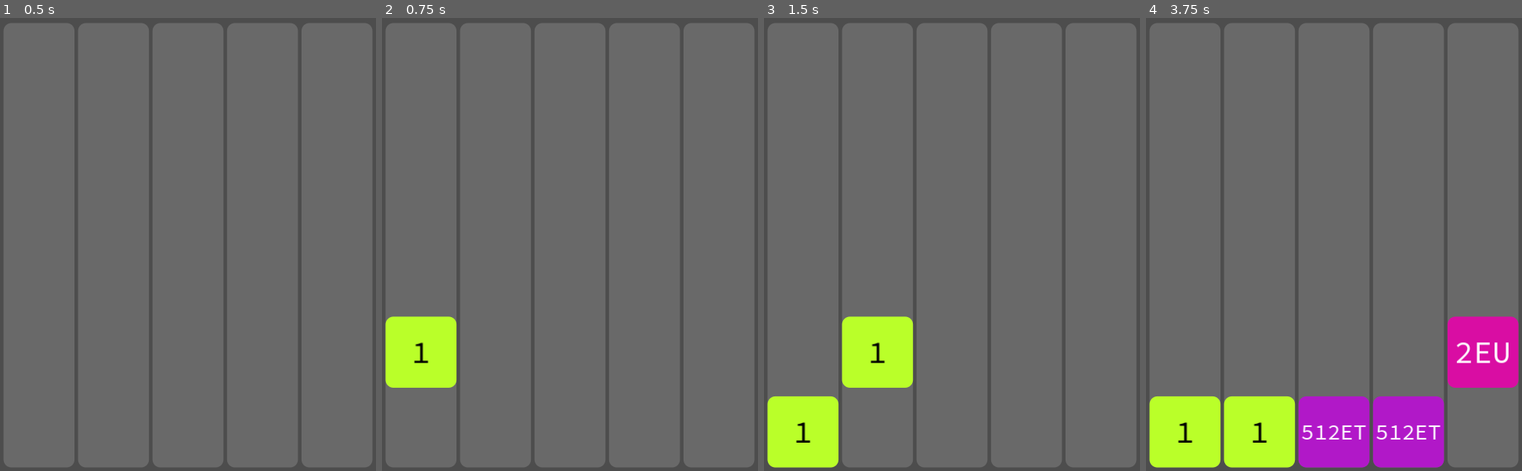
Above: before the commit, frames 1-4 (left to right).
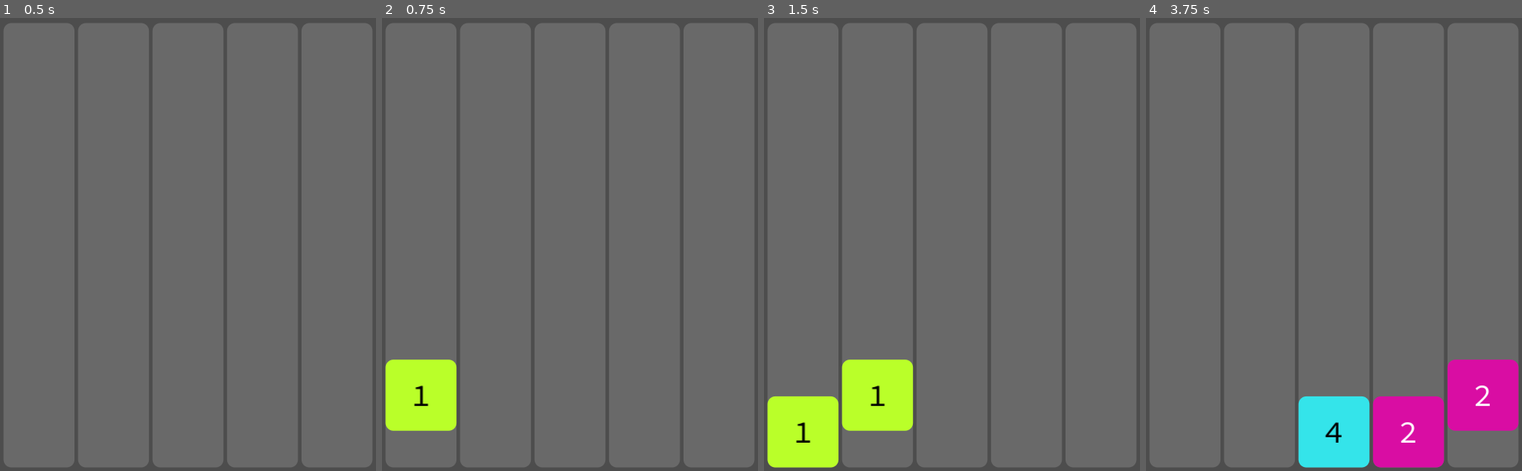
Above: after the commit, the same moments.

Repository: paulwrubel/merge-mania
Game: Godot game, scene res://Scenes/main.tscn
Two runs of this game, one before a commit and one after it. Both use one fixed random seed, a clock stepped at 60 frames per second and the inputs below.
Inputs (mouse positions are in pixels of both pictures, inside the frame that each line leads up to):
- Up to frame 1 (0.5 s): no input
- Up to frame 2 (0.75 s): tap Enter at 0.5 s; move the mouse to (419, 244) at 0.52 s; click (419, 244) at 0.67 s
- Up to frame 3 (1.5 s): tap Space at 1.25 s; move the mouse to (876, 244) at 1.27 s; click (876, 244) at 1.42 s
- Up to frame 4 (3.75 s): move the mouse to (1334, 244) at 2.02 s; click (1334, 244) at 2.17 s; move the mouse to (1409, 244) at 2.77 s; click (1409, 244) at 2.92 s; tap Enter at 3.5 s; move the mouse to (1484, 244) at 3.52 s; click (1484, 244) at 3.67 s

Frame 1 is identical in both runs. In frame 2, 3.7% of the frame differs, in the area x 0-20%, y 65-92%; in frame 3, 3.7%; in frame 4, 16%, in the area x 0-100%, y 65-100%.

Commit message:
code porting complete!

Diff:
--- /dev/null
+++ b/Scripts/Data/animation_subject.gd
@@ -0,0 +1,11 @@
+class_name AnimationSubject
+extends RefCounted
+
+var subject: Block
+var property_name: String
+var property_value: Variant
+
+func _init(_subject: Block, _prop_name: String, _prop_value: Variant):
+	self.subject = _subject
+	self.property_name = _prop_name
+	self.property_value = _prop_value
--- a/Scripts/Data/block_data.gd
+++ b/Scripts/Data/block_data.gd
@@ -1,7 +1,7 @@
 class_name BlockData
 extends RefCounted
 
-enum Type {POWER, WILDCARD}
+enum Type { POWER, WILDCARD }
 
 var type: Type
 
--- a/Scripts/Data/wildcard_block_data.gd
+++ b/Scripts/Data/wildcard_block_data.gd
@@ -1,8 +1,12 @@
 class_name WildcardBlockData
 extends BlockData
 
+enum CardinalDirection { NORTH, SOUTH, EAST, WEST }
+
 var magnitude: int
+var directions: Array[CardinalDirection]
 
-func _init(_magnitude: int):
+func _init(_magnitude: int, _directions: Array[CardinalDirection]):
 	super(BlockData.Type.WILDCARD)
 	self.magnitude = _magnitude
+	self.directions = _directions.duplicate()
--- a/Scripts/board.gd
+++ b/Scripts/board.gd
@@ -3,7 +3,11 @@
 
 const COLUMN_SCENE := preload("res://Scenes/column.tscn")
 const BLOCK_SCENE := preload("res://Scenes/block.tscn")
-#const ANIMATED_SCENE := preload("res://Scenes/animated.tscn")
+
+const NEW_BLOCK_ANIMATION_DURATION_SECONDS = 0.2
+const MERGE_ANIMATION_DURATION_SECONDS = 0.3
+const COLLAPSE_ANIMATION_DURATION_SECONDS = 0.3
+const REMOVE_BLOCK_ANIMATION_DURATION_SECONDS = 0.5
 
 var viewport_width: float = ProjectSettings.get_setting("display/window/size/viewport_width")
 var viewport_height: float = ProjectSettings.get_setting("display/window/size/viewport_height")
@@ -46,8 +50,12 @@
 const steps_above_minimum_to_drop := 4
 
 var anim_lock := false
-var current_level := 1608
-var block_progression: Array[BlockData] = [PowerBlockData.new(0), PowerBlockData.new(0)]
+var current_level := 0
+var block_progression: Array[BlockData] = [
+	PowerBlockData.new(0),
+	PowerBlockData.new(0),
+	PowerBlockData.new(1),
+]
 
 var blocks: Array[Array] = []
 
@@ -128,14 +136,12 @@
 #		add_block_at(Vector2i(index, row_index), block_progression[0])
 ##		spawn_initial_block_at(Vector2(index, row_index), block_progression[0])
 
-func set_block_at(loc: Vector2i, block: Block):
-	blocks[loc.x][loc.y] = block
-
-func remove_block_at(loc: Vector2i):
-	var block = blocks[loc.x][loc.y]
+#func set_block_at(loc: Vector2i, block: Block):
+#	blocks[loc.x][loc.y] = block
+
+func destroy_block(block: Block):
 	remove_child(block)
 	block.queue_free()
-	blocks[loc.x][loc.y] = null
 
 func try_spawn_initial_block_in(x: int):
 	if !anim_lock && blocks[x].any(func(block): return block == null):
@@ -147,16 +153,16 @@
 	var block = spawn_block(Vector2i(pos.x, row_count - 1), data)
 
 	var on_animation_finished = func():
-		set_block_at(pos, block)
+		blocks[pos.x][pos.y] = block
 		advance_block_progression()
 		anim_lock = false
 		try_check_merge(pos.x, false, get_on_animation_chain_finished())
 
-	animate_blocks([{
-		"block": block,
-		"prop_name": "position",
-		"prop_value": get_actual_location_from_grid(pos),
-	}], 0.3, on_animation_finished)
+	animate_blocks([AnimationSubject.new(
+		block,
+		"position",
+		get_actual_location_from_grid(pos),
+	)], NEW_BLOCK_ANIMATION_DURATION_SECONDS, on_animation_finished)
 
 #	spawn_animated_block(Vector2i(pos.x, row_count - 1), pos, data, on_animation_finished)
 
@@ -184,7 +190,7 @@
 #	var animated = ANIMATED_SCENE.instantiate()
 #	animated.parent_property_name = "position"
 #	animated.parent_property_value = get_actual_location_from_grid(to_pos)
-#	animated.duration_seconds = 0.2
+#	animated.duration_seconds = NEW_BLOCK_ANIMATION_DURATION_SECONDS
 #	animated.ease = Tween.EASE_OUT
 #	animated.trans = Tween.TRANS_EXPO
 #	animated.on_finished = on_animation_finished
@@ -215,8 +221,8 @@
 	var max_power = 0
 	for column in blocks:
 		for block in column:
-			if block.type == BlockData.Type.POWER:
-				max_power = max((block as PowerBlockData).power, max_power)
+			if block != null  && block.data.type == BlockData.Type.POWER:
+				max_power = max((block.data as PowerBlockData).power, max_power)
 	return max_power
 
 func get_actual_location_from_grid(grid_loc: Vector2) -> Vector2:
@@ -225,19 +231,19 @@
 		height - ((padding * (grid_loc.y + 1)) + (block_size * (grid_loc.y + 1)))
 	)
 
-func animate_blocks(subjects: Array[Dictionary], duration_seconds: float, on_finish: Callable):
+func animate_blocks(subjects: Array[AnimationSubject], duration_seconds: float, on_finish: Callable):
 	var tween = create_tween() \
 		.set_ease(Tween.EASE_OUT) \
 		.set_trans(Tween.TRANS_EXPO)
 	for subject in subjects:
-		tween.parallel().tween_property(subject.block, subject.prop_name, subject.prop_value, duration_seconds)
+		tween.parallel().tween_property(subject.subject, subject.property_name, subject.property_value, duration_seconds)
 	var callback = func():
 		on_finish.call()
 	tween.tween_callback(callback)
 
 func try_check_collapse(active_column: int, on_animation_chain_finished: Callable):
 	var did_collapse = false
-	var subjects: Array[Dictionary] = []
+	var subjects: Array[AnimationSubject] = []
 	var on_finish_funcs: Array[Callable] = []
 	for x in range(column_count):
 		var column = blocks[x]
@@ -247,11 +253,12 @@
 				# there's no block at this position!
 				# find the position of the next block above this one
 				var next_block_y = -1
-				for ny in range(column_count):
+				for ny in range(row_count):
 					if ny > y && column[ny] != null:
 						next_block_y = ny
 						break
 				if next_block_y != -1:
+					# we have a block and a place to move it
 					did_collapse = true
 					anim_lock = true
 
@@ -259,37 +266,28 @@
 					var from_pos = Vector2i(x, next_block_y)
 					var to_pos = Vector2i(x, y)
 
-					subjects.append({
-						"block": collapsing_block,
-						"prop_name": "position",
-						"prop_value": get_actual_location_from_grid(to_pos)
-					})
+					subjects.append(AnimationSubject.new(
+						collapsing_block,
+						"position",
+						get_actual_location_from_grid(to_pos),
+					))
 
 					on_finish_funcs.append(func():
-						set_block_at(to_pos, collapsing_block)
+						blocks[to_pos.x][to_pos.y] = collapsing_block
 					)
 
 					blocks[from_pos.x][from_pos.y] = null
-
-#					var on_finish = func():
-#						add_block_at(pos, block)
-#						advance_block_progression()
-#						anim_lock = false
-
-#					spawn_animated_block(from_pos, to_pos, new_block_data, on_finish)
-
-#					remove_block_at(from_pos)
 	if did_collapse:
 		var callback = func():
 			for function in on_finish_funcs:
 				function.call()
 			anim_lock = false
 			try_check_merge(active_column, false, on_animation_chain_finished)
-		animate_blocks(subjects, 0.2, callback)
+		animate_blocks(subjects, COLLAPSE_ANIMATION_DURATION_SECONDS, callback)
 	else:
 		try_check_merge(active_column, false, on_animation_chain_finished)
 
-func get_new_block_data_of_merge_group(group: Array[Vector2i]) -> BlockData:
+func get_new_block_data_of_merge_group(group: Array) -> BlockData:
 	var max_power = 0
 	for pos in group:
 		var block: Block = blocks[pos.x][pos.y]
@@ -309,7 +307,7 @@
 		(abs(a.x - b.x) == 1 && abs(a.y - b.y) == 0) || \
 		(abs(a.x - b.x) == 0 && abs(a.y - b.y) == 1)
 
-func get_center_of_merge_group(group: Array[Vector2i], active_column: int) -> Vector2i:
+func get_center_of_merge_group(group: Array, active_column: int) -> Vector2i:
 	if group.size() == 2:
 		if group[0].x == group[1].x:
 			# same x coordinate, so these are vertically stacked
@@ -352,7 +350,7 @@
 	var current_group_index := -1
 	var matched_group_index := -1
 	for i in range(merge_groups.size()):
-		var group: Array[Vector2i] = merge_groups[i]
+		var group: Array = merge_groups[i]
 		if current_group_index == -1 && group.any(func(pos): return pos == current):
 			current_group_index = i
 		if matched_group_index == -1 && group.any(func(pos): return pos == matched):
@@ -370,29 +368,427 @@
 	return new_merge_groups
 
 func find_special_merge_groups() -> Array[Array]: # really returns Array[Array[Vector2i]]
-	return [[Vector2i(0, 0)]]
+	var special_merge_groups: Array[Array] = []
+	for x in range(column_count):
+		var column: Array = blocks[x]
+		for y in range(row_count):
+			var this_block: Block = column[y]
+
+			# if this spot is empty or not a wildcard, move on
+			if this_block == null || this_block.data.type != BlockData.Type.WILDCARD:
+				continue
+
+			var this_block_data = (this_block.data as WildcardBlockData)
+
+			# check north
+			if y < row_count - 1 && this_block_data.directions.has(WildcardBlockData.CardinalDirection.NORTH):
+				var other_block = column[y + 1]
+				if other_block != null && other_block.data.type == BlockData.Type.POWER:
+					special_merge_groups = check_and_add_to_interaction_group(
+						special_merge_groups,
+						Vector2i(x, y),
+						Vector2i(x, y + 1)
+					)
+
+			# check east
+			if x < column_count - 1 && this_block_data.directions.has(WildcardBlockData.CardinalDirection.EAST):
+				var other_block = blocks[x + 1][y]
+				if other_block != null && other_block.data.type == BlockData.Type.POWER:
+					special_merge_groups = check_and_add_to_interaction_group(
+						special_merge_groups,
+						Vector2i(x, y),
+						Vector2i(x + 1, y)
+					)
+
+			# check south
+			if y > 0 && this_block_data.directions.has(WildcardBlockData.CardinalDirection.SOUTH):
+				var other_block = column[y - 1]
+				if other_block != null && other_block.data.type == BlockData.Type.POWER:
+					special_merge_groups = check_and_add_to_interaction_group(
+						special_merge_groups,
+						Vector2i(x, y),
+						Vector2i(x, y - 1)
+					)
+
+			# check west
+			if x > 0 && this_block_data.directions.has(WildcardBlockData.CardinalDirection.WEST):
+				var other_block = blocks[x - 1][y]
+				if other_block != null && other_block.data.type == BlockData.Type.POWER:
+					special_merge_groups = check_and_add_to_interaction_group(
+						special_merge_groups,
+						Vector2i(x, y),
+						Vector2i(x - 1, y)
+					)
+	return special_merge_groups
 
 func find_merge_groups() -> Array[Array]: # really returns Array[Array[Vector2i]]
-	return [[Vector2i(0, 0)]]
+	var merge_groups: Array[Array] = []
+	for x in range(column_count):
+		var column := blocks[x]
+		for y in range(row_count):
+			var this_block: Block = column[y]
+
+			# if this spot is empty or not a powerblock, move on
+			if this_block == null || this_block.data.type != BlockData.Type.POWER:
+				continue
+
+			var this_block_data = (this_block.data as PowerBlockData)
+
+			# check north
+			if y < row_count - 1:
+				var other_block = column[y + 1]
+				if other_block != null && \
+					other_block.data.type == BlockData.Type.POWER && \
+					(other_block.data as PowerBlockData).power == this_block_data.power:
+					merge_groups = check_and_add_to_interaction_group(
+						merge_groups,
+						Vector2i(x, y),
+						Vector2i(x, y + 1)
+					)
+
+			# check east
+			if x < column_count - 1:
+				var other_block = blocks[x + 1][y]
+				if other_block != null && \
+					other_block.data.type == BlockData.Type.POWER && \
+					(other_block.data as PowerBlockData).power == this_block_data.power:
+					merge_groups = check_and_add_to_interaction_group(
+						merge_groups,
+						Vector2i(x, y),
+						Vector2i(x + 1, y)
+					)
+
+			# check south
+			if y > 0:
+				var other_block = column[y - 1]
+				if other_block != null && \
+					other_block.data.type == BlockData.Type.POWER && \
+					(other_block.data as PowerBlockData).power == this_block_data.power:
+					merge_groups = check_and_add_to_interaction_group(
+						merge_groups,
+						Vector2i(x, y),
+						Vector2i(x, y - 1)
+					)
+
+			# check west
+			if x > 0:
+				var other_block = blocks[x - 1][y]
+				if other_block != null && \
+					other_block.data.type == BlockData.Type.POWER && \
+					(other_block.data as PowerBlockData).power == this_block_data.power:
+					merge_groups = check_and_add_to_interaction_group(
+						merge_groups,
+						Vector2i(x, y),
+						Vector2i(x - 1, y)
+					)
+	return merge_groups
 
 func try_check_merge(active_column: int, should_check_special: bool, on_animation_chain_finished: Callable):
-	pass
+	var merge_groups = find_special_merge_groups() if should_check_special else find_merge_groups()
+
+	# if we know we're gonna merge, might as well lock it now
+	if merge_groups.size() > 0:
+		anim_lock = true
+
+	# assemble subjects and process changes
+	var subjects: Array[AnimationSubject] = []
+	var on_finish_funcs: Array[Callable] = []
+	for group in merge_groups:
+		var group_center = get_center_of_merge_group(group, active_column)
+		var new_block_data = get_new_block_data_of_merge_group(group)
+
+		var sub_on_finish_funcs: Array[Callable] = []
+		for pos in group:
+			if pos == group_center:
+				# we are the group center!
+				# we need to remove ourselves since we are being replaced
+				sub_on_finish_funcs.append(func():
+					destroy_block(blocks[group_center.x][group_center.y])
+				)
+				continue
+			# create new block, just for animation purposes
+			var new_block = spawn_block(pos, new_block_data)
+			subjects.append(AnimationSubject.new(
+				new_block,
+				"position",
+				get_actual_location_from_grid(group_center),
+			))
+			sub_on_finish_funcs.append(func():
+				destroy_block(new_block)
+			)
+			on_finish_funcs
+			destroy_block(blocks[pos.x][pos.y])
+			blocks[pos.x][pos.y] = null
+
+		on_finish_funcs.append(func():
+			for function in sub_on_finish_funcs:
+				function.call()
+			var new_block = spawn_block(group_center, new_block_data)
+			blocks[group_center.x][group_center.y] = new_block
+		)
+	if merge_groups.size() > 0:
+		# add animation
+		var callback = func():
+			for function in on_finish_funcs:
+				function.call()
+			anim_lock = false
+			try_check_collapse(active_column, on_animation_chain_finished)
+		animate_blocks(subjects, MERGE_ANIMATION_DURATION_SECONDS, callback)
+	elif !should_check_special:
+		try_check_merge(active_column, true, on_animation_chain_finished)
+	else:
+		on_animation_chain_finished.call()
 
 func is_wildcard_block_position_valid(pos: Vector2i) -> bool:
-	return false
-
+	var block: Block = blocks[pos.x][pos.y]
+	if block == null || block.data.type != BlockData.Type.WILDCARD:
+		return true
+
+	var block_data: WildcardBlockData = block.data as WildcardBlockData
+
+	var has_valid_merge_option = false
+	# check north
+	if block_data.directions.has(WildcardBlockData.CardinalDirection.NORTH):
+		# blocks can always fall to make room
+		# or have other blocks placed on top of them
+		# so north is never an invalid option
+		has_valid_merge_option = true
+	# check south
+	if block_data.directions.has(WildcardBlockData.CardinalDirection.SOUTH) && pos.y != 0:
+		# this block isn't on the bottom row
+		# so, while unlikely if it hasn't already,
+		# it still can technically merge
+		has_valid_merge_option = true
+	# check east
+	if block_data.directions.has(WildcardBlockData.CardinalDirection.EAST) && pos.x != column_count - 1:
+		# this block isn't in the rightmost column
+		# so it can definitely merge
+		has_valid_merge_option = true
+	# check west
+	if block_data.directions.has(WildcardBlockData.CardinalDirection.WEST) && pos.x != 0:
+		# this block isn't in the leftmost column
+		# so it can definitely merge
+		has_valid_merge_option = true
+	return has_valid_merge_option
+
+# get locations for wildcard blocks that all point to
+# each other in a "closed loop", where it is never possible
+# for a block to merge with it...
+#
+# well, technically, part of the group could collapse and
+# open the opportunity to merge, but this scenario is so
+# esoteric that we will just pretend it will never happen
+# and remove the blocks anyways
 func get_wildcard_blocks_in_closed_loop() -> Array[Vector2i]:
-	return [Vector2i(0, 0)]
+	var connected_special_groups: Array = []
+	for x in range(column_count):
+		var column := blocks[x]
+		for y in range(row_count):
+			var this_block: Block = column[y]
+			var this_pos = Vector2i(x, y)
+
+			# if this spot is empty or not a wildcard block, move on
+			if this_block == null || this_block.data.type != BlockData.Type.WILDCARD:
+				continue
+
+			# if we face a wall, we are invalid
+			if !is_wildcard_block_position_valid(this_pos):
+				var current_group_index = -1
+				for i in range(connected_special_groups.size()):
+					var group: Array[Vector2i] = connected_special_groups[i]
+					for pos in group:
+						if pos == this_pos:
+							current_group_index = i
+				# only add to a new group if we aren't already in one
+				# we could be in one because a block pointing at us may have added us
+				if current_group_index == -1:
+					connected_special_groups.append([this_pos])
+
+			# check north
+			if y < row_count - 1:
+				var other_block: Block = column[y + 1]
+				var other_pos: Vector2i = Vector2i(x, y + 1)
+				if other_block != null && \
+						other_block.data.type == BlockData.Type.WILDCARD && \
+						(this_block.data.directions.has(WildcardBlockData.CardinalDirection.NORTH) || \
+						other_block.data.directions.has(WildcardBlockData.CardinalDirection.SOUTH)):
+					connected_special_groups = check_and_add_to_interaction_group(
+						connected_special_groups,
+						this_pos,
+						other_pos,
+					)
+
+			# check east
+			if x < column_count - 1:
+				var other_block: Block = blocks[x + 1][y]
+				var other_pos: Vector2i = Vector2i(x + 1, y)
+				if other_block != null && \
+						other_block.data.type == BlockData.Type.WILDCARD && \
+						(this_block.data.directions.has(WildcardBlockData.CardinalDirection.EAST) || \
+						other_block.data.directions.has(WildcardBlockData.CardinalDirection.WEST)):
+					connected_special_groups = check_and_add_to_interaction_group(
+						connected_special_groups,
+						this_pos,
+						other_pos,
+					)
+
+			# check south
+			if y > 0:
+				var other_block: Block = column[y - 1]
+				var other_pos: Vector2i = Vector2i(x, y - 1)
+				if other_block != null && \
+						other_block.data.type == BlockData.Type.WILDCARD && \
+						(this_block.data.directions.has(WildcardBlockData.CardinalDirection.SOUTH) || \
+						other_block.data.directions.has(WildcardBlockData.CardinalDirection.NORTH)):
+					connected_special_groups = check_and_add_to_interaction_group(
+						connected_special_groups,
+						this_pos,
+						other_pos,
+					)
+
+			# check west
+			if x > 0:
+				var other_block: Block = blocks[x - 1][y]
+				var other_pos: Vector2i = Vector2i(x - 1, y)
+				if other_block != null && \
+						other_block.data.type == BlockData.Type.WILDCARD && \
+						(this_block.data.directions.has(WildcardBlockData.CardinalDirection.WEST) || \
+						other_block.data.directions.has(WildcardBlockData.CardinalDirection.EAST)):
+					connected_special_groups = check_and_add_to_interaction_group(
+						connected_special_groups,
+						this_pos,
+						other_pos,
+					)
+
+	var closed_special_groups: Array = []
+	for group in connected_special_groups:
+		var group_is_valid = false
+		for i in range(group.size()):
+			var pos: Vector2i = group[i]
+			var this_block_data = blocks[pos.x][pos.y].data as WildcardBlockData
+
+			# check north
+			if pos.y < row_count - 1 && \
+					this_block_data.directions.has(WildcardBlockData.CardinalDirection.NORTH):
+				var other_block = blocks[pos.x][pos.y + 1]
+				if other_block == null || other_block.data.type != BlockData.Type.WILDCARD:
+					group_is_valid = true
+					break
+
+			# check east
+			if pos.x < column_count - 1 && \
+					this_block_data.directions.has(WildcardBlockData.CardinalDirection.EAST):
+				var other_block = blocks[pos.x + 1][pos.y]
+				if other_block == null || other_block.data.type != BlockData.Type.WILDCARD:
+					group_is_valid = true
+					break
+
+			# check south
+			if pos.y > 0 && \
+					this_block_data.directions.has(WildcardBlockData.CardinalDirection.SOUTH):
+				var other_block = blocks[pos.x][pos.y - 1]
+				if other_block == null || other_block.data.type != BlockData.Type.WILDCARD:
+					group_is_valid = true
+					break
+
+			# check east
+			if pos.x > 0 && \
+					this_block_data.directions.has(WildcardBlockData.CardinalDirection.WEST):
+				var other_block = blocks[pos.x - 1][pos.y]
+				if other_block == null || other_block.data.type != BlockData.Type.WILDCARD:
+					group_is_valid = true
+					break
+
+		if !group_is_valid:
+			closed_special_groups.append(group.duplicate())
+
+	var blocks_in_closed_special_group: Array[Vector2i] = []
+	for group in closed_special_groups:
+		blocks_in_closed_special_group.append_array(group)
+
+	return blocks_in_closed_special_group
 
 func try_check_remove_invalid_blocks(on_animation_chain_finished: Callable):
-	pass
+	# remove all on-screen blocks that are considered "invalid"
+	# these include:
+	# - power blocks below the minimum power
+	# - wildcard blocks in a closed chain
+	var block_positions_to_remove: Array[Vector2i] = []
+
+	var invalid_wildcard_blocks: Array[Vector2i] = get_wildcard_blocks_in_closed_loop()
+	block_positions_to_remove.append_array(invalid_wildcard_blocks)
+
+	for x in range(column_count):
+		var column = blocks[x]
+		for y in range(row_count):
+			var block = column[y]
+			if block != null && \
+					block.data.type == BlockData.Type.POWER && \
+					block.data.power < current_level:
+				block_positions_to_remove.append(Vector2i(x, y))
+
+	var active_column = 0
+	var subjects: Array[AnimationSubject] = []
+	var on_finish_funcs: Array[Callable] = []
+	for pos in block_positions_to_remove:
+		var block = blocks[pos.x][pos.y]
+		# we'll just set it to whichever we saw last, because why not
+		active_column = pos.x
+		# this is the removal animation
+		subjects.append_array([
+			AnimationSubject.new(
+				block,
+				"position",
+				get_actual_location_from_grid(Vector2(pos.x + 0.5, pos.y - 0.5))
+			),
+			AnimationSubject.new(
+				block,
+				"size",
+				Vector2(0, 0)
+			),
+		])
+		# just immediately remove it on-record
+		on_finish_funcs.append(func():
+			destroy_block(block)
+			blocks[pos.x][pos.y] = null
+		)
+
+	if block_positions_to_remove.size() > 0:
+		anim_lock = true
+		var on_finish = func():
+			for function in on_finish_funcs:
+				function.call()
+			anim_lock = false
+			try_check_collapse(active_column, on_animation_chain_finished)
+		animate_blocks(subjects, REMOVE_BLOCK_ANIMATION_DURATION_SECONDS, on_finish)
 
 func try_check_new_level():
-	pass
+	# update the minimum power
+	var new_current_level = max(
+		get_max_power_active() - (steps_above_minimum_to_advance - 1),
+		0,
+	)
+	if new_current_level > current_level:
+		current_level = new_current_level
+
+		# reset power progression
+		var filter_func = func(block_data: BlockData):
+			return !(
+				block_data.type == BlockData.Type.POWER && \
+				(block_data as PowerBlockData).power < current_level \
+			)
+		var retained_blocks = block_progression.filter(filter_func)
+		var new_blocks: Array[BlockData] = []
+		for i in range(block_progression.size() - retained_blocks.size()):
+			new_blocks.append(select_next_block_in_progression())
+
+		block_progression = []
+		block_progression.append_array(retained_blocks)
+		block_progression.append_array(new_blocks)
 
 func get_on_animation_chain_finished():
 	return func():
-		pass
-#		try_check_new_level()
-#		try_check_remove_invalid_blocks(on_animation_chain_finished)
+		print(blocks)
+		try_check_new_level()
+		try_check_remove_invalid_blocks(get_on_animation_chain_finished())
 # 		TODO: save
